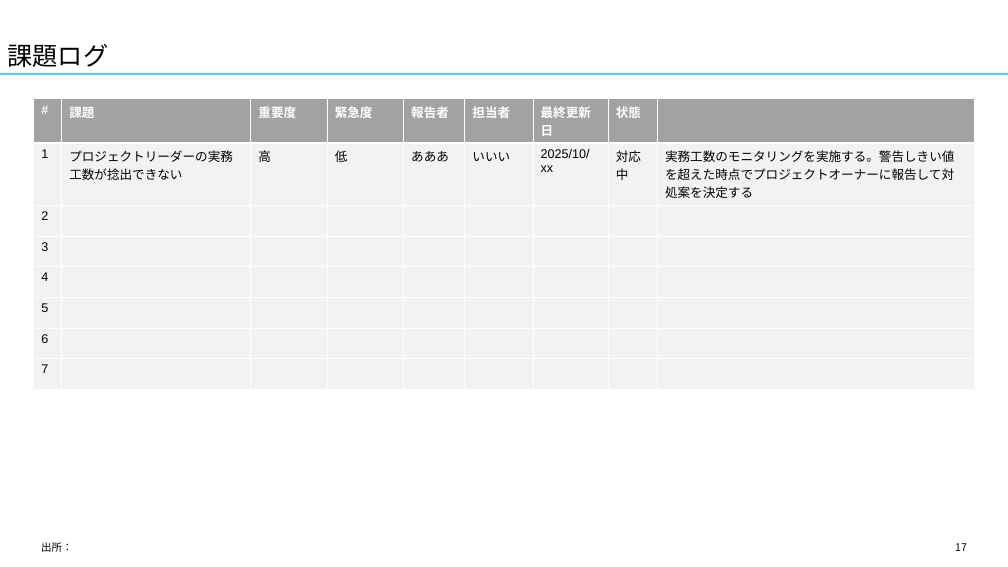
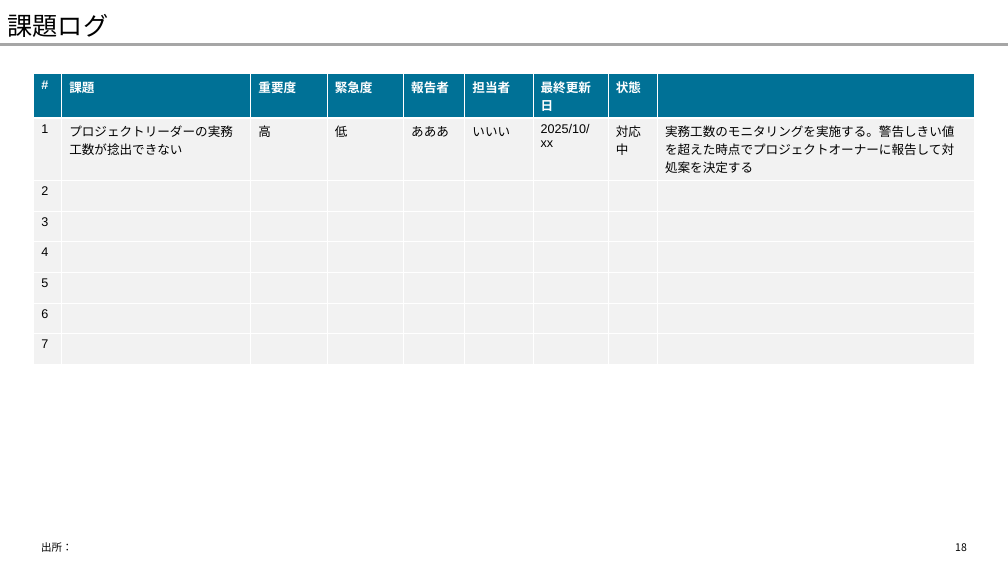
Before and after one commit to yuzucha16/dotfiles, a slide deck: slide 18 of office/Blank.potx (slide 17 before the commit). Drawn at 1008x567 pixels with LibreOffice and Linux fonts; fonts in the diff are those of the drawing. Boxes give left, top, right and bottom in pixels: in the first picture for what was removed or moved away, otherwise in the second. Text is boxed around its words. In the diff, an @@ line names an element or a change of style, - is before the commit and + after.

```diff
--- a/office/Blank.potx
+++ b/office/Blank.potx
@@ title "課題ログ": place and size @@
-title "課題ログ" at [8, 44, 109, 67]
+title "課題ログ" at [8, 14, 109, 37]
@@ line moved from (0, 74) - (1008, 74) to (0, 45) - (1008, 45) @@
@@ line (0, 45) - (1008, 45): stroke #45D0FF 2.25 pt to #A6A6A6 2.25 pt @@
@@ table at [34, 74, 974, 352] @@
@@ fill #A2A2A2 to #007096 in row 1 @@
@@ table: place and size @@
-table at [34, 99, 974, 377]
+table at [34, 74, 974, 352]
@@ page number at [955, 543, 967, 551]: text changed @@
-17
+18
```
Also in this commit, not shown: 33 other slides changed, 1 slide added, 1 other file.
